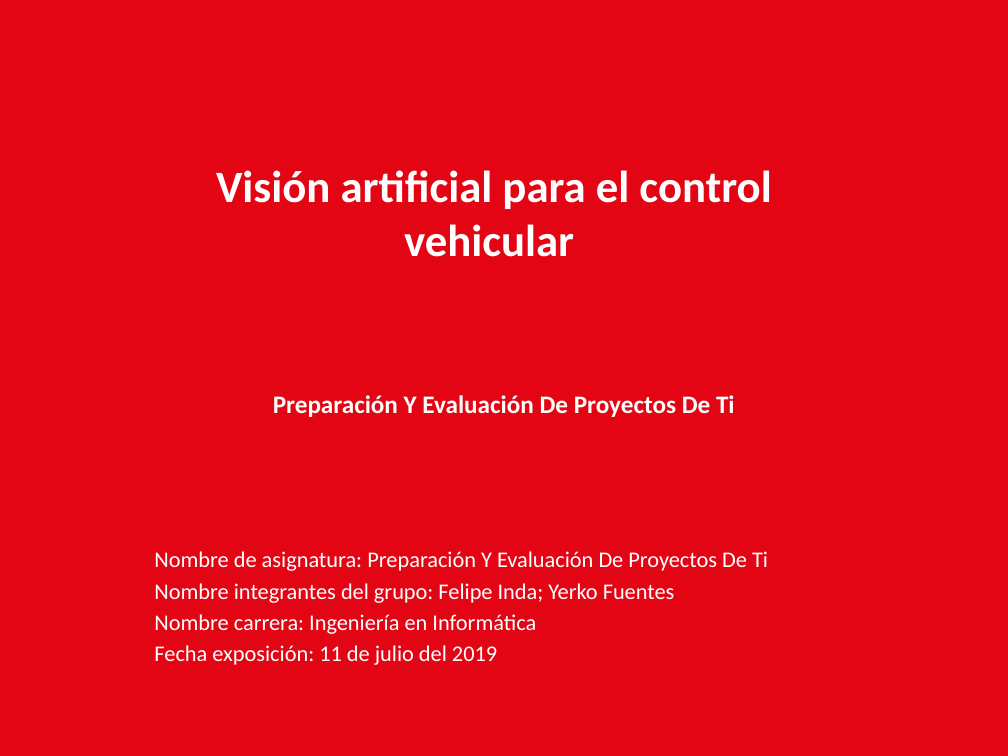
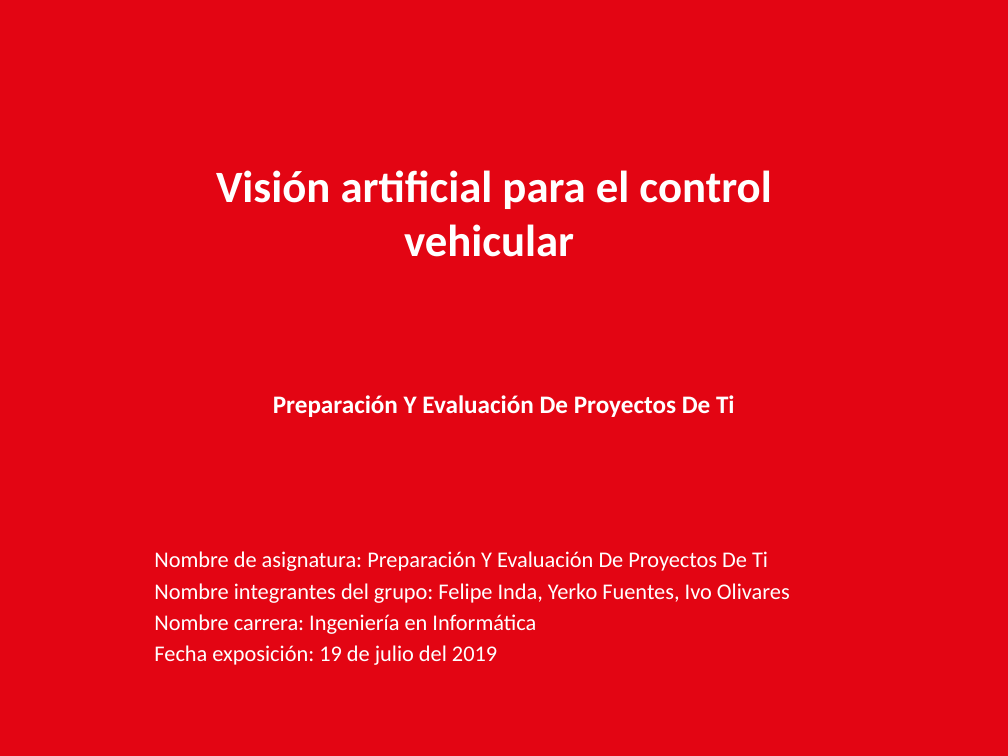
Before and after one commit to AdNNNN/inacap.2019, a slide deck: slide 15 of trabajos.inacap.2019/Preparacion y evaluacion de proyecto (PEP)/Visión artificial para el control vehicular .pptx (slide 13 before the commit). Drawn at 1008x756 pixels with LibreOffice and Linux fonts; fonts in the diff are those of the drawing; background and template pictures are left out. Boxes give left, top, right and bottom in pixels: in the first picture for what was removed or moved away, otherwise in the second. Text is boxed around its words. In the diff, an @@ line names an element or a change of style, - is before the commit and + after.

```diff
--- a/trabajos.inacap.2019/Preparacion y evaluacion de proyecto (PEP)/Visión artificial para el control vehicular .pptx
+++ b/trabajos.inacap.2019/Preparacion y evaluacion de proyecto (PEP)/Visión artificial para el control vehicular .pptx
@@ text at [154,583,790,603]: text changed @@
-Nombre integrantes del grupo: Felipe Inda; Yerko Fuentes
+Nombre integrantes del grupo: Felipe Inda, Yerko Fuentes, Ivo Olivares
@@ text at [154,645,497,665]: text changed @@
-Fecha exposición: 11 de julio del 2019
+Fecha exposición: 19 de julio del 2019
```
Also in this commit, not shown: 12 other slides changed, 2 slides added.
